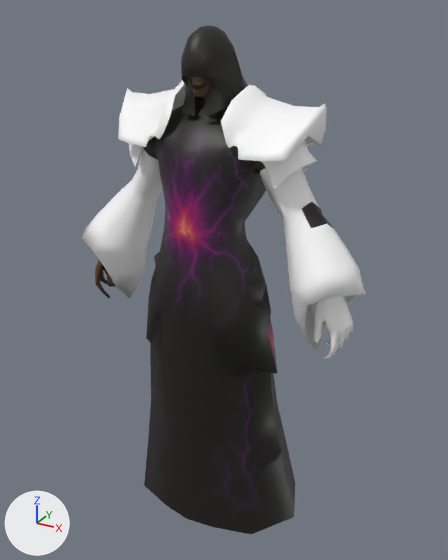
The glTF model assets/characters/wraith/wraith-animation.glb: old version first, new version second.
Before and after are seen from a 50 mm camera at (0.911, -1.841, 1.908) aimed at (-0.162, 0.109, 0.933). Arrows for +X, +Y and +Z are at lower left; the lights stay in place. Where no turn or scale is listed for an object, it has been applied to the vertices. Vertices at the same position are counted once.

Names of what the first picture shows: 'Wraith.001'.
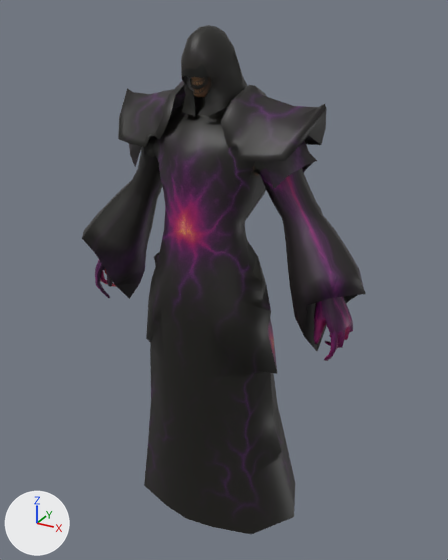
Commit message: feat: add enemy wraith

Changed parts and their boxes [x1, y1, x2, y2] in the pictures (448 x 560 px):
'Wraith.001', surface changed (white to black)
    both: [82, 77, 366, 361]
part 1 of me_wraithmesh_003, surface changed (white to black)
    both: [82, 96, 366, 351]
part 2 of me_wraithmesh_003, recoloured (grey to purple)
    both: [314, 297, 353, 361]
part 3 of me_wraithmesh_003, recoloured (white to grey)
    both: [118, 81, 327, 162]

What changed in the scene script:
```text
Change mat_body:
    remove mat_body.base_color = (1.0, 1.0, 1.0)  # white #ffffff
    add mat_body.texture = img_wraith_texture
Add mat_shoulders:
    mat_shoulders = principled_material('shoulders')
    mat_shoulders.texture = img_wraith_texture
Change me_wraithmesh_003:
    where me_wraithmesh_003.from_pydata(...)  # 2099 vertices, 3906 faces; spans x -0.6..0.61, y -0.18..0.34, z -0.07..1.86
    used by ob_wraith_001; location = (-0.18, 0.0, 0.0)
    me_wraithmesh_003 part 1: 2017 kept faces spanning x -0.6..0.61, y -0.14..0.26, z -0.07..1.81 get new texture (UV) coordinates
    me_wraithmesh_003 part 2: 238 faces spanning x 0.43..0.56, y -0.06..0.07, z 0.78..1.07 switch from mat_body (white #ffffff) to mat_hand (picture img_wraith_texture)
    me_wraithmesh_003 part 3: 236 faces spanning x -0.39..0.41, y -0.1..0.26, z 1.47..1.67 switch from mat_body (white #ffffff) to mat_shoulders (picture img_wraith_texture)
```
